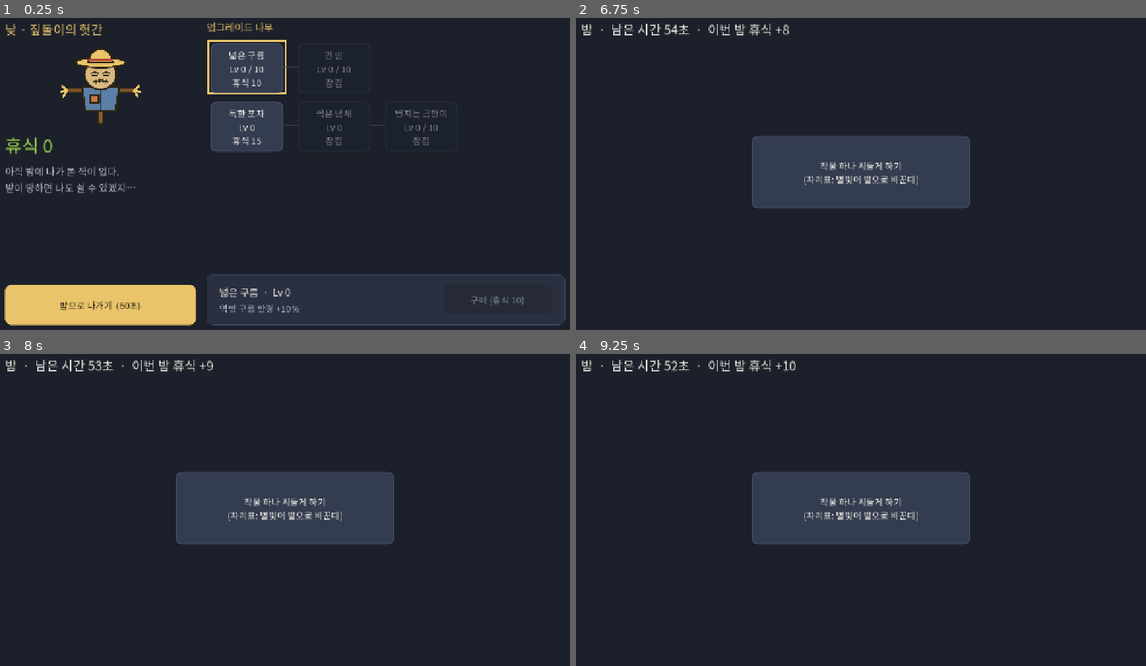
Above: before the commit, frames 1-4 (two rows, left to right).
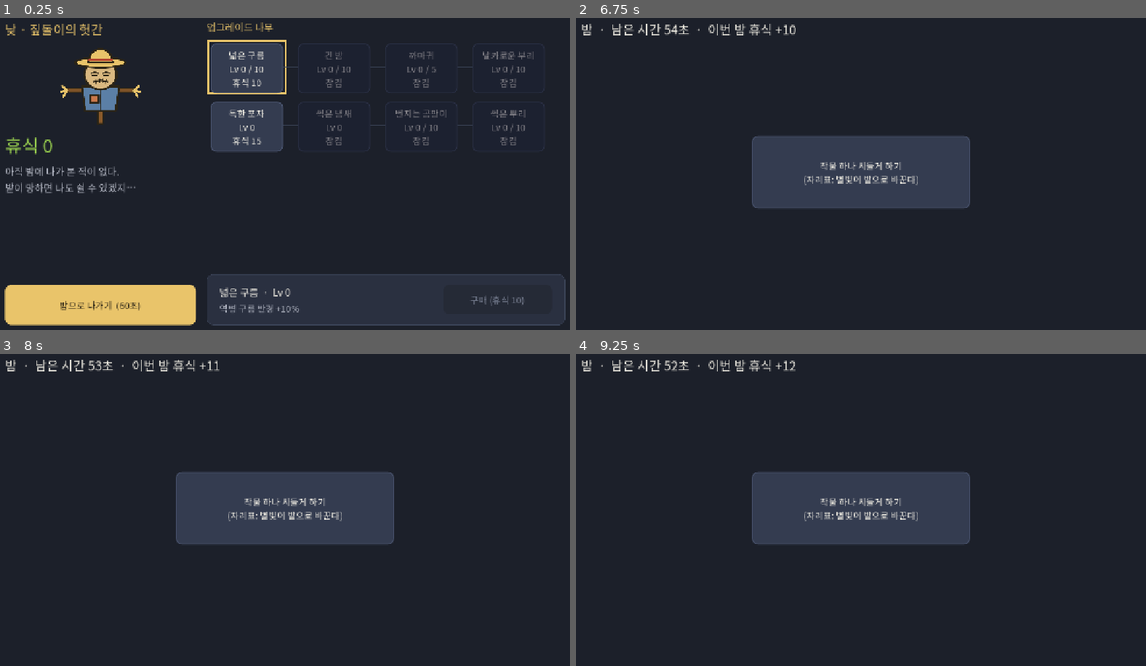
Above: after the commit, the same moments.

Repository: dldpwns1234-rgb/scarecrow1
Game: Godot game, scene res://scenes/main.tscn
Same seed, same stepped clock (60 frames per second), same inputs: the game is played once before the commit and once after it.
Inputs (mouse positions are in pixels of both pictures, inside the frame that each line leads up to):
- Up to frame 1 (0.25 s): no input
- Up to frame 2 (6.75 s): click "밤으로 나가기 (60초)" at 0.5 s; click "작물 하나 시들게 하기 (자리표: 별빛이 밭으로 바꾼…" at 1.25 s; click "작물 하나 시들게 하기 (자리표: 별빛이 밭으로 바꾼…" at 2 s; click "작물 하나 시들게 하기 (자리표: 별빛이 밭으로 바꾼…" at 2.75 s; tap Enter at 3.5, 5, 6.5 s; move the mouse to (986, 155) at 3.52 s; click (986, 155) at 3.67 s; tap Space at 4.25, 5.75 s; drag from (747, 189) to (832, 236) at 4.27 s; move the mouse to (918, 99) at 5.02 s; click (918, 99) at 5.17 s; drag from (832, 236) to (684, 124) at 5.77 s; move the mouse to (1037, 220) at 6.52 s; click (1037, 220) at 6.67 s
- Up to frame 3 (8 s): tap Space at 7.25 s; drag from (108, 460) to (199, 425) at 7.27 s
- Up to frame 4 (9.25 s): move the mouse to (889, 506) at 8.02 s; click (889, 506) at 8.17 s; drag from (775, 425) to (747, 525) at 8.77 s

The runs differ from the first frame. In frame 1, 0.6% of the frame differs, in the area x 64-96%, y 8-43%; in frame 2, less than 0.1%; in frame 3, less than 0.1%; in frame 4, less than 0.1%.

Commit message:
밤 한 판의 규칙 (Night 오토로드): 밭 12×12 심기, 역병 구름 박자 피해, 시듦과 휴식, 번짐, 까마귀, 밭 정복(90%)과 다음 단계, 밭 단계 저장
Co-Authored-By: Claude Opus 5.5 <noreply@anthropic.com>

Diff:
--- a/autoload/balance.gd
+++ b/autoload/balance.gd
@@ -1,7 +1,6 @@
-extends "res://autoload/balance/upgrades.gd"
+extends "res://autoload/balance/night.gd"
 ## Balance (오토로드): 모든 수치와 공식. 바깥에서는 Balance.만 쓴다. 200줄 규칙 때문에 balance/ 아래 부분 스크립트를 상속으로 이어 붙인다.
-## 사슬: core(한계) → upgrades(업그레이드 나무) → balance.gd(밤 한 판의 기본값).
-## 밤 공식(작물 체력·구름 피해·번짐·휴식)은 별빛이 balance/night.gd로 사슬에 끼워 넣는다 (뼈대의 자리표는 아래 둘)
+## 사슬: core(한계) → upgrades(업그레이드 나무) → night(밭·작물·구름·번짐·까마귀) → balance.gd(밤 길이). 앞 스크립트는 뒤 스크립트의 것을 못 본다
 
 const NIGHT_BASE_SECONDS: float = 60.0   # 밤 한 판의 길이 (GDD 4절)
 const NIGHT_SECONDS_PER_LEVEL: float = 5.0  # 긴 밤 레벨당
--- /dev/null
+++ b/autoload/balance/night.gd
@@ -0,0 +1,93 @@
+extends "res://autoload/balance/upgrades.gd"
+## Balance 2부: 밤 한 판의 공식 (GDD 4절). 밭 격자, 작물 표와 밭 단계, 역병 구름(반경·피해·박자), 번짐, 까마귀, 휴식 배율.
+## 좌표는 격자 단위다 (칸 하나 = 1). 구름은 격자 위의 원이고 화면은 아이소메트릭으로 눌러 그린다 (scenes/night/).
+## 업그레이드 레벨은 인자로 받는다 (Night가 Upgrades에서 읽어 넘긴다). 수치는 시뮬레이션(tools/sim_night.gd)으로 맞춘다
+
+const FIELD_SIZE: int = 12             # 밭 12 × 12칸
+const FIELD_FILL: float = 0.9          # 작물이 심긴 칸의 비율 (나머지는 맨땅)
+const CLEAR_RATIO: float = 0.9         # 이만큼 시들면 밭 정복: 남은 작물이 저절로 쓰러지고 다음 밭 단계가 열린다
+const MAX_FIELD_LEVEL: int = 100
+
+enum Crop { WHEAT, CORN, PUMPKIN }
+const CROPS: Array[Dictionary] = [
+	{"name": "밀", "hp": 10.0, "rest": 1.0},
+	{"name": "옥수수", "hp": 45.0, "rest": 5.0},
+	{"name": "호박", "hp": 200.0, "rest": 25.0},
+]
+## 밭 단계 1의 작물 비율 (밀·옥수수·호박). 단계가 오를 때마다 밀에서 CROP_SHIFT씩 덜어 옥수수·호박에 반씩 준다
+const CROP_WEIGHTS: Array[float] = [0.7, 0.25, 0.05]
+const CROP_SHIFT: float = 0.04
+const MIN_WHEAT_WEIGHT: float = 0.2
+const FIELD_HP_GROWTH: float = 2.4     # 밭 단계마다 작물 체력 ×2.4
+const FIELD_REST_GROWTH: float = 2.0   # 밭 단계마다 휴식 ×2 (체력보다 덜 올라 업그레이드가 필요하다)
+
+const CLOUD_TICK: float = 0.5          # 구름은 이 간격(초)마다 원 안의 작물을 한꺼번에 친다 (곡괭이질처럼 박자가 보이게)
+const CLOUD_BASE_RADIUS: float = 1.0   # 칸
+const CLOUD_RADIUS_PER_LEVEL: float = 0.1   # 넓은 구름: 레벨당 기본 반경의 +10%
+const CLOUD_BASE_DPS: float = 3.0      # 원 안 작물 하나가 받는 초당 피해
+const CLOUD_DPS_PER_LEVEL: float = 0.25     # 독한 포자: 레벨당 기본 피해의 +25%
+
+const SPREAD_PER_LEVEL: float = 0.05   # 번지는 곰팡이: 시든 작물이 옆 칸(상하좌우)마다 번질 확률 +5%p
+const ROT_BASE_SHARE: float = 0.3      # 번짐에 걸린 작물이 받는 초당 피해 = 구름 피해 × (0.3 + 썩은 뿌리 0.15/레벨)
+const ROT_SHARE_PER_LEVEL: float = 0.15
+
+const CROW_INTERVAL: float = 2.0       # 까마귀 한 마리가 쪼는 간격 (초)
+const CROW_PECK_SHARE: float = 2.0     # 한 번 쪼는 피해 = 구름 피해(초당) × 2 × (1 + 날카로운 부리 0.5/레벨)
+const BEAK_PER_LEVEL: float = 0.5
+
+const REST_PER_LEVEL: float = 0.2      # 썩은 냄새: 레벨당 휴식 +20%
+
+
+## 이 밭 단계의 작물 체력
+func crop_hp(crop: int, field_level: int) -> float:
+	return cap(float(CROPS[crop]["hp"]) * pow(FIELD_HP_GROWTH, field_level - 1))
+
+
+## 이 밭 단계의 작물 하나를 시들게 하면 받는 휴식 (업그레이드 배율 전)
+func crop_rest(crop: int, field_level: int) -> float:
+	return cap(float(CROPS[crop]["rest"]) * pow(FIELD_REST_GROWTH, field_level - 1))
+
+
+func crop_name(crop: int) -> String:
+	return CROPS[crop]["name"]
+
+
+## 밭 단계의 작물 비율 (밀·옥수수·호박의 합 1)
+func crop_weights(field_level: int) -> Array[float]:
+	var moved := minf(CROP_SHIFT * (field_level - 1), CROP_WEIGHTS[0] - MIN_WHEAT_WEIGHT)
+	return [CROP_WEIGHTS[0] - moved, CROP_WEIGHTS[1] + moved * 0.5, CROP_WEIGHTS[2] + moved * 0.5]
+
+
+## 구름 반경 (칸): 1 × (1 + 0.1 × 넓은 구름)
+func cloud_radius(radius_level: int) -> float:
+	return CLOUD_BASE_RADIUS * (1.0 + CLOUD_RADIUS_PER_LEVEL * radius_level)
+
+
+## 원 안 작물 하나가 받는 초당 피해: 3 × (1 + 0.25 × 독한 포자)
+func cloud_dps(toxin_level: int) -> float:
+	return cap(CLOUD_BASE_DPS * (1.0 + CLOUD_DPS_PER_LEVEL * toxin_level))
+
+
+## 시든 작물이 옆 칸 하나로 번질 확률
+func spread_chance(spread_level: int) -> float:
+	return minf(SPREAD_PER_LEVEL * spread_level, 1.0)
+
+
+## 번짐에 걸린 작물의 초당 피해
+func rot_dps(cloud: float, rot_level: int) -> float:
+	return cap(cloud * (ROT_BASE_SHARE + ROT_SHARE_PER_LEVEL * rot_level))
+
+
+## 까마귀 수 = 까마귀 레벨
+func crow_count(crow_level: int) -> int:
+	return crow_level
+
+
+## 까마귀가 한 번 쪼는 피해
+func crow_damage(cloud: float, beak_level: int) -> float:
+	return cap(cloud * CROW_PECK_SHARE * (1.0 + BEAK_PER_LEVEL * beak_level))
+
+
+## 휴식 배율: 1 + 0.2 × 썩은 냄새
+func rest_multiplier(rot_value_level: int) -> float:
+	return 1.0 + REST_PER_LEVEL * rot_value_level
--- a/autoload/balance/upgrades.gd
+++ b/autoload/balance/upgrades.gd
@@ -1,14 +1,17 @@
 extends "res://autoload/balance/core.gd"
 ## Balance 1부: 낮의 업그레이드 나무 (GDD 6절). 휴식으로 산다. requires는 그 업그레이드를 1레벨 이상 가져야 열린다는 뜻 (-1이면 처음부터).
-## 수치는 첫 자리표다. 효과의 실제 공식(구름 반경·피해·밤 길이·작물 값·번짐)은 밤 공식 쪽에서 레벨을 읽어 쓴다
+## 효과의 공식(구름 반경·피해·밤 길이·작물 값·번짐·까마귀)은 balance/night.gd가 레벨을 받아 계산한다. 저장 순서라 새 업그레이드는 뒤에만 붙인다
 
-enum Upgrade { RADIUS, TOXIN, LONG_NIGHT, ROT_VALUE, SPREAD }
+enum Upgrade { RADIUS, TOXIN, LONG_NIGHT, ROT_VALUE, SPREAD, ROT, CROW, BEAK }
 const UPGRADES: Array[Dictionary] = [
 	{"name": "넓은 구름", "note": "역병 구름 반경 +10%", "max_level": 10, "base_cost": 10.0, "growth": 1.6, "requires": -1},
 	{"name": "독한 포자", "note": "구름 피해 +25%", "max_level": 0, "base_cost": 15.0, "growth": 1.5, "requires": -1},
 	{"name": "긴 밤", "note": "밤 +5초", "max_level": 10, "base_cost": 30.0, "growth": 1.8, "requires": Upgrade.RADIUS},
 	{"name": "썩은 냄새", "note": "작물 하나의 휴식 +20%", "max_level": 0, "base_cost": 25.0, "growth": 1.55, "requires": Upgrade.TOXIN},
 	{"name": "번지는 곰팡이", "note": "시든 작물이 옆 작물로 번질 확률 +5%p", "max_level": 10, "base_cost": 80.0, "growth": 1.9, "requires": Upgrade.ROT_VALUE},
+	{"name": "썩은 뿌리", "note": "번진 작물이 받는 피해 +구름의 15%", "max_level": 10, "base_cost": 150.0, "growth": 1.8, "requires": Upgrade.SPREAD},
+	{"name": "까마귀", "note": "까마귀 한 마리가 2초마다 작물을 쫀다", "max_level": 5, "base_cost": 200.0, "growth": 2.5, "requires": Upgrade.LONG_NIGHT},
+	{"name": "날카로운 부리", "note": "까마귀가 쪼는 피해 +50%", "max_level": 10, "base_cost": 300.0, "growth": 1.7, "requires": Upgrade.CROW},
 ]
 
 
--- /dev/null
+++ b/autoload/night.gd
@@ -0,0 +1,198 @@
+extends "res://autoload/night/field.gd"
+## 밤 한 판의 흐름 (GDD 4절): 시작(밭 심기·시계), 역병 구름의 박자, 번짐, 까마귀, 시듦과 휴식, 밭 정복, 끝. 밭 자체(칸·심기·밭 단계)는 night/field.gd.
+## 화면(scenes/night/)은 시그널을 받아 그리고 set_cloud()로 구름 자리만 넘긴다. 화면 없이도 돈다: 시뮬레이션 봇이 set_cloud()와 tick()을 직접 부른다.
+## 수치는 Balance, 휴식은 Game.add_rest(), 밤 끝은 Game.finish_night(). 상태 변경은 이 오토로드의 함수로만 한다
+
+signal night_started()
+signal crop_hit(index: int, hp: float, damage: float)  # 구름·번짐·까마귀가 친 순간 (연출용)
+signal crop_withered(index: int, rest: float)
+signal crop_infected(index: int)
+signal crow_pecked(index: int)
+signal pulsed()                                        # 구름이 한 번 쳤다 (박자 연출)
+signal time_changed(seconds_left: float)
+signal field_cleared(level: int)                       # 밭 정복: 남은 작물이 쓰러지고 다음 단계가 열렸다. 정복한 단계를 넘긴다
+
+var active: bool = false
+var time_left: float = 0.0
+var cloud: Vector2 = Vector2.ZERO  # 구름 가운데 (격자 단위)
+var cleared: bool = false          # 이번 밤에 밭을 정복했다
+var _pulse_left: float = 0.0
+var _crow_left: Array[float] = []
+
+
+func _ready() -> void:
+	reset()
+	Game.phase_changed.connect(_on_phase_changed.unbind(1))
+
+
+func _process(delta: float) -> void:
+	if active:
+		tick(minf(delta, Balance.MAX_DELTA))
+
+
+## 데이터 초기화에서만 부른다
+func reset() -> void:
+	active = false
+	cleared = false
+	time_left = 0.0
+	super()
+
+
+## 다음 밤의 밭 단계를 고른다. 밤 중에는 못 바꾼다
+func choose_level(level: int) -> bool:
+	return not active and super(level)
+
+
+## 구름을 옮긴다 (화면은 커서·손가락 자리를, 봇은 노리는 자리를 넘긴다). 밭 밖으로는 나가지 않는다
+func set_cloud(position: Vector2) -> void:
+	var size := float(Balance.FIELD_SIZE)
+	cloud = Vector2(clampf(position.x, 0.0, size), clampf(position.y, 0.0, size))
+
+
+func cloud_radius() -> float:
+	return Balance.cloud_radius(Upgrades.level(Balance.Upgrade.RADIUS))
+
+
+func cloud_dps() -> float:
+	return Balance.cloud_dps(Upgrades.level(Balance.Upgrade.TOXIN))
+
+
+## 이 칸이 지금 구름 안인지
+func in_cloud(index: int) -> bool:
+	return cell_position(index).distance_to(cloud) <= cloud_radius()
+
+
+## 밤 시작: 밭을 새로 심고 시계를 건다 (Game이 밤으로 바뀌면 부른다). seed가 0 이상이면 그 시드로 심는다
+func begin(seed: int = -1) -> void:
+	if seed >= 0:
+		rng.seed = seed
+	else:
+		rng.randomize()
+	_plant()
+	active = true
+	cleared = false
+	time_left = Game.night_seconds()
+	_pulse_left = Balance.CLOUD_TICK
+	_crow_left.clear()
+	var crows := Balance.crow_count(Upgrades.level(Balance.Upgrade.CROW))
+	for i in crows:
+		_crow_left.append(Balance.CROW_INTERVAL * float(i + 1) / float(crows))  # 한꺼번에 쪼지 않게 고르게 흩는다
+	set_cloud(Vector2.ONE * Balance.FIELD_SIZE * 0.5)
+	night_started.emit()
+	time_changed.emit(time_left)
+
+
+## 시간을 흘린다 (화면이 있으면 _process가, 시뮬레이션은 직접 부른다)
+func tick(dt: float) -> void:
+	if not active:
+		return
+	time_left -= dt
+	_pulse_left -= dt
+	while active and _pulse_left <= 0.0:
+		_pulse_left += Balance.CLOUD_TICK
+		_pulse()
+	for i in _crow_left.size():
+		_crow_left[i] -= dt
+		if active and _crow_left[i] <= 0.0:
+			_crow_left[i] += Balance.CROW_INTERVAL
+			_peck()
+	if not active:
+		return
+	time_changed.emit(maxf(time_left, 0.0))
+	if time_left <= 0.0:
+		_end()
+
+
+## 구름 박자: 원 안의 작물은 구름 피해, 번짐에 걸린 작물은 번짐 피해 (한 박자 몫)
+func _pulse() -> void:
+	var dps := cloud_dps()
+	var hit := dps * Balance.CLOUD_TICK
+	var rot := Balance.rot_dps(dps, Upgrades.level(Balance.Upgrade.ROT)) * Balance.CLOUD_TICK
+	var radius := cloud_radius()
+	pulsed.emit()
+	for i in kinds.size():
+		if not active:
+			return
+		if not is_alive(i):
+			continue
+		var amount := 0.0
+		if cell_position(i).distance_to(cloud) <= radius:
+			amount += hit
+		if infected[i] == 1:
+			amount += rot
+		if amount > 0.0:
+			_damage(i, amount)
+
+
+## 까마귀 한 마리가 살아 있는 작물 하나를 쫀다 (아무 칸이나)
+func _peck() -> void:
+	var count := alive_count()
+	if count <= 0:
+		return
+	var pick := rng.randi_range(0, count - 1)
+	for i in kinds.size():
+		if not is_alive(i):
+			continue
+		if pick == 0:
+			crow_pecked.emit(i)
+			_damage(i, Balance.crow_damage(cloud_dps(), Upgrades.level(Balance.Upgrade.BEAK)))
+			return
+		pick -= 1
+
+
+func _damage(index: int, amount: float) -> void:
+	hp[index] = maxf(hp[index] - amount, 0.0)
+	crop_hit.emit(index, hp[index], amount)
+	if hp[index] <= 0.0:
+		_wither(index, true)
+
+
+## 시듦: 휴식을 주고 옆 칸으로 번진다. 정복 비율에 닿으면 남은 작물을 모두 쓰러뜨리고 밤을 끝낸다
+func _wither(index: int, spread: bool) -> void:
+	hp[index] = 0.0
+	infected[index] = 0
+	withered += 1
+	var rest := Balance.cap(Balance.crop_rest(kinds[index], field_level) * Balance.rest_multiplier(Upgrades.level(Balance.Upgrade.ROT_VALUE)))
+	Game.add_rest(rest)
+	crop_withered.emit(index, rest)
+	if spread:
+		_spread_from(index)
+	if not cleared and withered >= ceili(crops_total * Balance.CLEAR_RATIO):
+		_clear()
+
+
+func _spread_from(index: int) -> void:
+	var chance := Balance.spread_chance(Upgrades.level(Balance.Upgrade.SPREAD))
+	if chance <= 0.0:
+		return
+	for n in neighbors(index):
+		if is_alive(n) and infected[n] == 0 and rng.randf() < chance:
+			infected[n] = 1
+			crop_infected.emit(n)
+
+
+## 밭 정복: 남은 작물이 저절로 쓰러지고(휴식은 준다) 다음 밭 단계가 열린다
+func _clear() -> void:
+	cleared = true
+	var level := field_level
+	for i in kinds.size():
+		if is_alive(i):
+			_wither(i, false)
+	_unlock_next()
+	field_cleared.emit(level)
+	_end()
+
+
+func _end() -> void:
+	if not active:
+		return
+	active = false
+	time_left = maxf(time_left, 0.0)
+	Game.finish_night()
+
+
+func _on_phase_changed() -> void:
+	if Game.is_night() and not active:
+		begin()
+	elif not Game.is_night():
+		active = false
--- /dev/null
+++ b/autoload/night/field.gd
@@ -0,0 +1,119 @@
+extends Node
+## Night 1부: 밭 (GDD 4절). 격자의 칸마다 작물 종류·체력·번짐, 심기, 조회, 밭 단계(고른 단계와 열린 단계)와 그 저장.
+## 좌표는 격자 단위다: 칸 (x, y)의 가운데가 (x + 0.5, y + 0.5), 칸 번호 = y × FIELD_SIZE + x. 흐름(시작·박자·시듦·끝)은 night.gd가 상속해서 맡는다
+
+signal field_level_changed(level: int, best: int)
+
+const EMPTY: int = -1
+const NEIGHBORS: Array[Vector2i] = [Vector2i(1, 0), Vector2i(-1, 0), Vector2i(0, 1), Vector2i(0, -1)]
+
+var field_level: int = 1          # 이번 밤(또는 다음 밤)의 밭 단계
+var best_level: int = 1           # 열린 가장 높은 밭 단계
+var kinds: PackedInt32Array       # 칸마다 작물 종류 (Balance.Crop), 맨땅은 EMPTY
+var hp: PackedFloat64Array        # 남은 체력. 0이면 시들었다
+var max_hp: PackedFloat64Array
+var infected: PackedByteArray     # 번짐에 걸린 작물이면 1
+var crops_total: int = 0          # 이번 밤에 심긴 작물 수
+var withered: int = 0             # 이번 밤에 시든 작물 수
+var rng := RandomNumberGenerator.new()  # 밭 배치·번짐·까마귀. 시뮬레이션과 테스트는 시드를 고정한다
+
+
+func to_dict() -> Dictionary:
+	return {"field_level": field_level, "best_level": best_level}
+
+
+## 없는 필드는 1로. 고른 단계는 열린 단계를 넘지 않는다. 불러오면 늘 낮이라 밭은 비어 있다
+func from_dict(data: Dictionary) -> void:
+	reset()
+	best_level = clampi(int(data.get("best_level", 1)), 1, Balance.MAX_FIELD_LEVEL)
+	field_level = clampi(int(data.get("field_level", best_level)), 1, best_level)
+	field_level_changed.emit(field_level, best_level)
+
+
+## 데이터 초기화에서만 부른다 (night.gd가 밤 상태도 함께 비운다)
+func reset() -> void:
+	field_level = 1
+	best_level = 1
+	_clear_field()
+	field_level_changed.emit(field_level, best_level)
+
+
+func cell_count() -> int:
+	return Balance.FIELD_SIZE * Balance.FIELD_SIZE
+
+
+func cell_position(index: int) -> Vector2:
+	@warning_ignore("integer_division")
+	return Vector2(index % Balance.FIELD_SIZE + 0.5, index / Balance.FIELD_SIZE + 0.5)
+
+
+func is_alive(index: int) -> bool:
+	return kinds[index] != EMPTY and hp[index] > 0.0
+
+
+func alive_count() -> int:
+	return crops_total - withered
+
+
+## 상하좌우 이웃 칸 번호 (밭 밖은 뺀다)
+func neighbors(index: int) -> Array[int]:
+	var result: Array[int] = []
+	var x := index % Balance.FIELD_SIZE
+	@warning_ignore("integer_division")
+	var y := index / Balance.FIELD_SIZE
+	for offset in NEIGHBORS:
+		var nx := x + offset.x
+		var ny := y + offset.y
+		if nx >= 0 and ny >= 0 and nx < Balance.FIELD_SIZE and ny < Balance.FIELD_SIZE:
+			result.append(ny * Balance.FIELD_SIZE + nx)
+	return result
+
+
+## 다음 밤의 밭 단계를 고른다 (열린 단계까지)
+func choose_level(level: int) -> bool:
+	if level < 1 or level > best_level:
+		return false
+	field_level = level
+	field_level_changed.emit(field_level, best_level)
+	return true
+
+
+## 지금 단계를 정복했으면 다음 단계를 열고 그리로 옮긴다 (가장 높은 단계를 깼을 때만)
+func _unlock_next() -> void:
+	if field_level == best_level and best_level < Balance.MAX_FIELD_LEVEL:
+		best_level += 1
+		field_level = best_level
+		field_level_changed.emit(field_level, best_level)
+
+
+## 밭을 새로 심는다: 칸마다 FIELD_FILL 확률로 작물, 종류는 밭 단계의 비율대로
+func _plant() -> void:
+	_clear_field()
+	var weights := Balance.crop_weights(field_level)
+	for i in cell_count():
+		if rng.randf() >= Balance.FIELD_FILL:
+			continue
+		var roll := rng.randf()
+		var crop: int = Balance.Crop.WHEAT
+		if roll >= weights[0] + weights[1]:
+			crop = Balance.Crop.PUMPKIN
+		elif roll >= weights[0]:
+			crop = Balance.Crop.CORN
+		kinds[i] = crop
+		max_hp[i] = Balance.crop_hp(crop, field_level)
+		hp[i] = max_hp[i]
+		crops_total += 1
+
+
+func _clear_field() -> void:
+	kinds = PackedInt32Array()
+	kinds.resize(cell_count())
+	kinds.fill(EMPTY)
+	hp = PackedFloat64Array()
+	hp.resize(cell_count())
+	max_hp = PackedFloat64Array()
+	max_hp.resize(cell_count())
+	infected = PackedByteArray()
+	infected.resize(cell_count())
+	crops_total = 0
+	withered = 0
--- a/autoload/save.gd
+++ b/autoload/save.gd
@@ -45,6 +45,7 @@
 		"saved_at": Time.get_unix_time_from_system(),
 		"game": Game.to_dict(),
 		"upgrades": Upgrades.to_dict(),
+		"night": Night.to_dict(),
 	}
 
 
@@ -52,6 +53,7 @@
 func from_dict(data: Dictionary) -> void:
 	Upgrades.from_dict(_section(data, "upgrades"))
 	Game.from_dict(_section(data, "game"))
+	Night.from_dict(_section(data, "night"))
 
 
 func save_game() -> void:
@@ -102,6 +104,7 @@
 func reset_data() -> void:
 	Upgrades.reset()
 	Game.reset()
+	Night.reset()
 	save_game()
 
 
--- a/project.godot
+++ b/project.godot
@@ -19,6 +19,8 @@
 Num="*res://autoload/num.gd"
 Upgrades="*res://autoload/upgrades.gd"
 Game="*res://autoload/game.gd"
+; 밤 한 판의 규칙(밭·구름·번짐·까마귀). Game의 낮·밤 전환을 받고 Game.add_rest()를 부른다
+Night="*res://autoload/night.gd"
 ; 저장은 위 오토로드를 모두 불러오므로 맨 뒤에
 Save="*res://autoload/save.gd"
 
--- a/tests/run_tests.gd
+++ b/tests/run_tests.gd
@@ -3,7 +3,7 @@
 ##
 ##   godot --headless --path . res://tests/run_tests.tscn
 ##
-## 메인 씬 대신 이 씬을 띄우면 오토로드(Balance, Num, Upgrades, Game, Save)가 그대로 뜬다.
+## 메인 씬 대신 이 씬을 띄우면 오토로드(Balance, Num, Upgrades, Game, Night, Save)가 그대로 뜬다.
 ## --script 모드는 오토로드를 띄우지 않으므로 쓰지 않는다. 실패하면 종료 코드 1. 테스트 안의 SCRIPT ERROR는 CI가 로그를 grep한다.
 
 ## 테스트 중 저장은 전부 이 파일로 간다. 실제 저장 파일을 건드리면 다음 실행의 시작 상태가 오염된다
@@ -13,6 +13,7 @@
 	preload("res://tests/test_num.gd"),
 	preload("res://tests/test_game.gd"),
 	preload("res://tests/test_upgrades.gd"),
+	preload("res://tests/test_night.gd"),
 	preload("res://tests/test_save.gd"),
 ]
 
--- /dev/null
+++ b/tests/test_night.gd
@@ -0,0 +1,179 @@
+extends "res://tests/test_case.gd"
+## 밤 한 판 (GDD 4절): 심기, 구름 박자 피해, 시듦과 휴식, 번짐과 번짐 피해, 까마귀, 밭 정복과 다음 단계, 시간 끝, 밭 단계 저장
+
+const SEED: int = 7
+
+
+func run() -> void:
+	_test_plant()
+	_test_cloud()
+	_test_spread()
+	_test_crow()
+	_test_clear()
+	_test_timeout()
+	_test_save()
+	_fresh()
+	Night.reset()
+
+
+## 밤을 시작하고 고정 시드로 다시 심는다 (Game이 밤으로 바뀌면 Night가 무작위로 한 번 심는다)
+func _start(seed: int = SEED) -> void:
+	_fresh()
+	Night.reset()
+	Game.start_night()
+	Night.begin(seed)
+
+
+func _first_crop(kind: int = -1) -> int:
+	for i in Night.cell_count():
+		if Night.is_alive(i) and (kind < 0 or Night.kinds[i] == kind):
+			return i
+	return -1
+
+
+func _test_plant() -> void:
+	_start()
+	_equal(Night.active, true, "밤이 시작되면 밭이 돈다")
+	_equal(Night.crops_total > Night.cell_count() * 0.75 and Night.crops_total <= Night.cell_count(), true, "칸의 90% 안팎에 작물")
+	var wheat := _first_crop(Balance.Crop.WHEAT)
+	_close(Night.max_hp[wheat], Balance.crop_hp(Balance.Crop.WHEAT, 1), "밀 체력")
+	_close(Balance.crop_hp(Balance.Crop.WHEAT, 3), 10.0 * 2.4 * 2.4, "밭 단계마다 체력 ×2.4")
+	_close(Balance.crop_rest(Balance.Crop.PUMPKIN, 2), 50.0, "밭 단계마다 휴식 ×2")
+	var weights := Balance.crop_weights(5)
+	_close(weights[0] + weights[1] + weights[2], 1.0, "작물 비율의 합은 1")
+	_close(Balance.crop_weights(100)[0], Balance.MIN_WHEAT_WEIGHT, "밀은 바닥 아래로 내려가지 않는다")
+	_close(Night.time_left, Game.night_seconds(), "밤 길이")
+
+
+func _test_cloud() -> void:
+	_start()
+	var target := _first_crop(Balance.Crop.PUMPKIN)
+	Night.set_cloud(Night.cell_position(target))
+	_equal(Night.in_cloud(target), true, "구름 가운데 칸")
+	var far := -1
+	for i in Night.cell_count():
+		if Night.is_alive(i) and Night.cell_position(i).distance_to(Night.cloud) > 3.0:
+			far = i
+			break
+	Night.tick(Balance.CLOUD_TICK)
+	_close(Night.hp[target], Night.max_hp[target] - Night.cloud_dps() * Balance.CLOUD_TICK, "한 박자에 구름 피해 × 박자")
+	_close(Night.hp[far], Night.max_hp[far], "구름 밖은 그대로")
+	Night.set_cloud(Vector2(-5.0, 99.0))
+	_equal(Night.cloud, Vector2(0.0, float(Balance.FIELD_SIZE)), "구름은 밭 밖으로 나가지 않는다")
+	# 시듦: 휴식 = 작물 휴식 × 썩은 냄새 배율
+	Upgrades.levels[Balance.Upgrade.ROT_VALUE] = 5
+	var wheat := _first_crop(Balance.Crop.WHEAT)
+	var before := Game.rest
+	Night._damage(wheat, 1e9)
+	_equal(Night.is_alive(wheat), false, "체력이 다하면 시든다")
+	_close(Game.rest - before, Balance.crop_rest(Balance.Crop.WHEAT, 1) * 2.0, "휴식 × (1 + 0.2 × 5)")
+	_close(Game.night_haul, Game.rest - before, "이번 밤 휴식에 든다")
+	_equal(Night.withered, 1, "시든 수")
+
+
+func _test_spread() -> void:
+	_start()
+	_close(Balance.spread_chance(0), 0.0, "번지는 곰팡이 없으면 번지지 않는다")
+	_close(Balance.spread_chance(4), 0.2, "레벨당 +5%p")
+	var source := -1
+	for i in Night.cell_count():
+		var full := Night.is_alive(i)
+		for n in Night.neighbors(i):
+			full = full and Night.is_alive(n)
+		if full and Night.neighbors(i).size() == 4:
+			source = i
+			break
+	Night._damage(source, 1e9)
+	var none := 0
+	for n in Night.neighbors(source):
+		none += Night.infected[n]
+	_equal(none, 0, "레벨 0이면 아무도 안 걸린다")
+	_start()
+	Upgrades.levels[Balance.Upgrade.SPREAD] = 20  # 확률 1 (상한)
+	Night._damage(source, 1e9)
+	var all := 0
+	for n in Night.neighbors(source):
+		all += Night.infected[n]
+	_equal(all, 4, "확률 1이면 이웃 넷이 다 걸린다")
+	var sick := Night.neighbors(source)[0]
+	Night.set_cloud(Vector2(-99.0, -99.0))  # 구름 피해 없이 번짐 피해만
+	var before := Night.hp[sick]
+	Night.tick(Balance.CLOUD_TICK)
+	_close(before - Night.hp[sick], Balance.rot_dps(Night.cloud_dps(), 0) * Balance.CLOUD_TICK, "번진 작물은 구름 밖에서도 썩는다")
+	_close(Balance.rot_dps(10.0, 2), 10.0 * (0.3 + 0.3), "썩은 뿌리 레벨당 구름의 15%")
+
+
+func _test_crow() -> void:
+	_close(Balance.crow_damage(4.0, 2), 4.0 * 2.0 * 2.0, "부리 2레벨: 구름 피해 × 2 × (1 + 1)")
+	_fresh()
+	Night.reset()
+	Upgrades.levels[Balance.Upgrade.CROW] = 2
+	Game.start_night()
+	Night.begin(SEED)
+	Night.set_cloud(Vector2(-99.0, -99.0))
+	var pecks: Array[int] = []
+	var on_peck := func(index: int) -> void: pecks.append(index)
+	Night.crow_pecked.connect(on_peck)
+	Night.tick(Balance.CROW_INTERVAL)
+	Night.crow_pecked.disconnect(on_peck)
+	_equal(pecks.size(), 2, "까마귀 두 마리가 한 간격에 한 번씩")
+	var hurt := 0
+	for i in Night.cell_count():
+		if Night.kinds[i] != Night.EMPTY and Night.hp[i] < Night.max_hp[i]:
+			hurt += 1
+	_equal(hurt >= 1, true, "쪼인 작물은 체력이 준다")
+
+
+func _test_clear() -> void:
+	_start()
+	var levels: Array[int] = []
+	var on_clear := func(level: int) -> void: levels.append(level)
+	Night.field_cleared.connect(on_clear)
+	var need := ceili(Night.crops_total * Balance.CLEAR_RATIO)
+	var killed := 0
+	for i in Night.cell_count():
+		if killed >= need - 1:
+			break
+		if Night.is_alive(i):
+			Night._damage(i, 1e9)
+			killed += 1
+	_equal(Night.active, true, "정복 직전까지는 밤이 이어진다")
+	Night._damage(_first_crop(), 1e9)
+	Night.field_cleared.disconnect(on_clear)
+	_equal(levels, [1], "90%가 시들면 정복")
+	_equal(Night.alive_count(), 0, "남은 작물이 저절로 쓰러진다")
+	_equal(Night.active, false, "밤이 끝난다")
+	_equal(Game.is_night(), false, "낮으로 돌아온다")
+	_equal(Night.best_level, 2, "다음 단계가 열린다")
+	_equal(Night.field_level, 2, "다음 밤은 새 단계")
+	_equal(Night.choose_level(1), true, "낮은 단계를 고를 수 있다")
+	_equal(Night.choose_level(3), false, "안 열린 단계는 못 고른다")
+
+
+func _test_timeout() -> void:
+	_start()
+	var length := Night.time_left
+	Night.tick(length - 0.1)
+	_equal(Game.is_night(), true, "시간이 남았으면 밤")
+	Night.tick(0.2)
+	_equal(Game.is_night(), false, "시간이 다 되면 낮")
+	_equal(Game.nights, 1, "밤 수")
+	_close(Game.last_haul, Game.night_haul, "이번 밤 기록")
+
+
+func _test_save() -> void:
+	_fresh()
+	Night.reset()
+	Night.best_level = 4
+	Night.field_level = 3
+	var data := Save.to_dict()
+	_equal(data.has("night"), true, "저장에 밤(밭 단계)이 든다")
+	Save.reset_data()
+	_equal(Night.best_level, 1, "초기화")
+	Save.from_dict(data)
+	_equal(Night.best_level, 4, "열린 단계 복원")
+	_equal(Night.field_level, 3, "고른 단계 복원")
+	Night.from_dict({"best_level": 2, "field_level": 9})
+	_equal(Night.field_level, 2, "고른 단계는 열린 단계를 넘지 않는다")
+	Night.from_dict({})
+	_equal(Night.best_level, 1, "옛 저장은 1단계")
Not shown, added: autoload/balance/night.gd.uid
Not shown, added: autoload/night.gd.uid
Not shown, added: autoload/night/field.gd.uid
